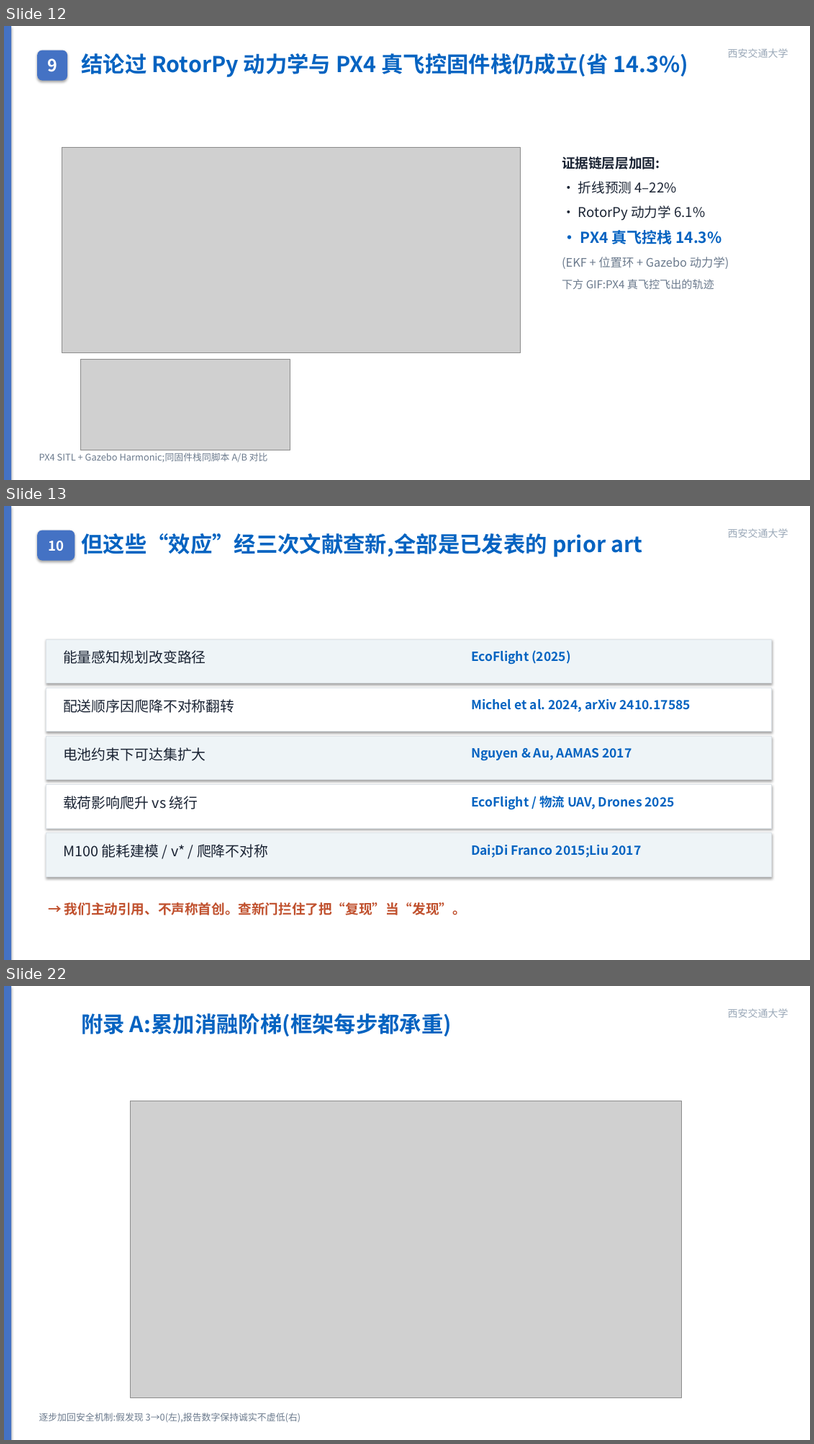
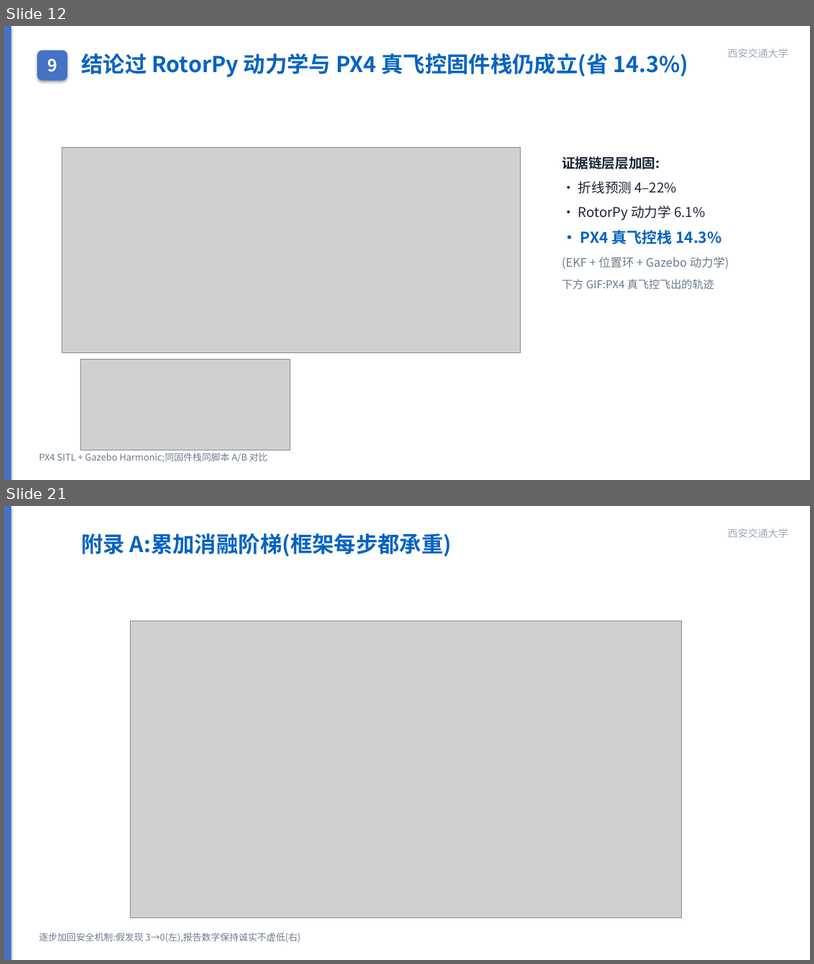
Before and after one commit to wbz0429/PathPlanningwithEnergy, a slide deck: autoresearch/energy_m100/experiments/midterm_defense.pptx. Shown one above the other, each under a label of ours: slides 12, 13 and 22 before the commit, slides 12 and 21 after it; the slides between them are not shown. The pictures are 814x1444 and 814x964 pixels, drawn with LibreOffice and Linux fonts; fonts in the diff are those of the drawing; grey boxes stand for pictures. Boxes give left, top, right and bottom in pixels: in the first picture for what was removed or moved away, otherwise in the second. Text is boxed around its words. In the diff, an @@ line names an element or a change of style, - is before the commit and + after.

```diff
--- a/autoresearch/energy_m100/experiments/midterm_defense.pptx
+++ b/autoresearch/energy_m100/experiments/midterm_defense.pptx
@@ slide 13 removed at [4,506,810,960], background #FFFFFF @@
@@ rectangle removed at [4,506,11,960] @@
@@ rounded rectangle removed at [37,530,75,561] @@
-10
@@ text removed at [81,533,643,557] @@
-但这些“效应”经三次文献查新,全部是已发表的 prior art
@@ text removed at [728,528,789,538] @@
-西安交通大学
@@ rectangle removed at [46,639,772,682] @@
@@ text removed at [63,650,206,664] @@
-能量感知规划改变路径
@@ text removed at [471,650,571,664] @@
-EcoFlight (2025)
@@ rectangle removed at [46,687,772,731] @@
@@ text removed at [63,699,234,713] @@
-配送顺序因爬降不对称翻转
@@ text removed at [471,699,691,712] @@
-Michel et al. 2024, arXiv 2410.17585
@@ rectangle removed at [46,736,772,780] @@
@@ text removed at [63,747,206,761] @@
-电池约束下可达集扩大
@@ text removed at [471,748,632,761] @@
-Nguyen & Au, AAMAS 2017
@@ rectangle removed at [46,784,772,828] @@
@@ text removed at [63,795,198,809] @@
-载荷影响爬升 vs 绕行
@@ text removed at [471,795,675,810] @@
-EcoFlight / 物流 UAV, Drones 2025
@@ rectangle removed at [46,833,772,876] @@
@@ text removed at [63,844,268,857] @@
-M100 能耗建模 / v* / 爬降不对称
@@ text removed at [471,844,641,857] @@
-Dai;Di Franco 2015;Liu 2017
@@ text removed at [64,902,466,915] @@
-→ 我们主动引用、不声称首创。查新门拦住了把“复现”当“发现”。
@@ what was slide 22 is now slide 21 @@
```
Also in this commit, not shown: 8 slides changed, 3 other files.
